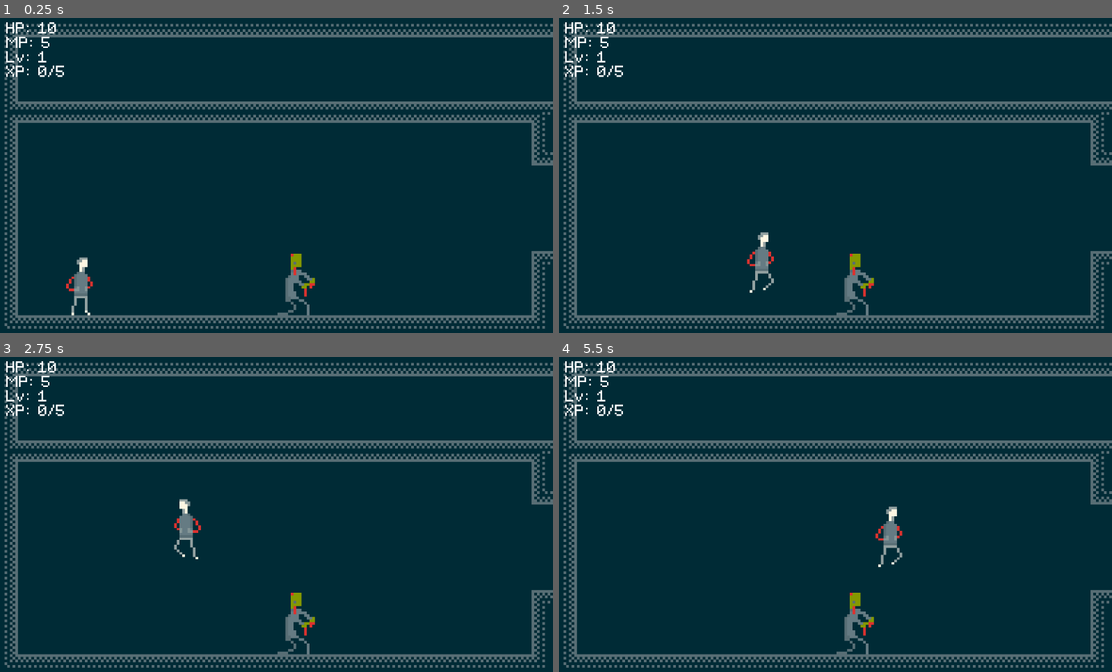
Above: before the commit, frames 1-4 (two rows, left to right).
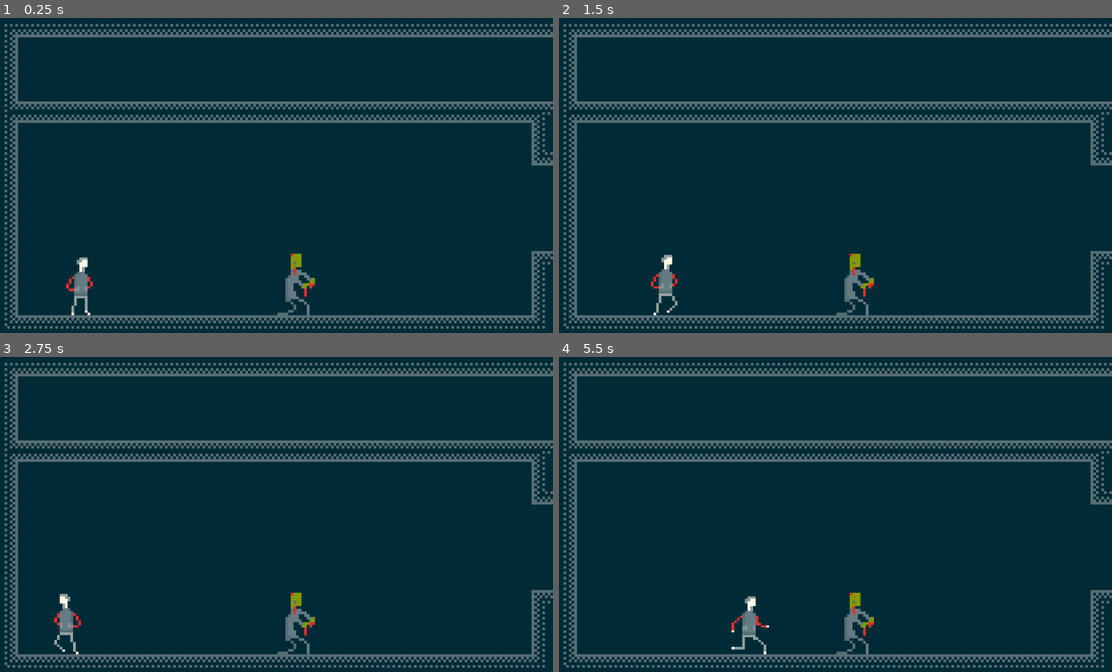
Above: after the commit, the same moments.

Repository: CloneDeath/ZombiesAteMyTeacher
Game: Godot game, scene res://Levels/Levels/Classroom/Classroom.tscn
Two runs of this game, one before a commit and one after it. Both use one fixed random seed, a clock stepped at 60 frames per second and the inputs below.
Inputs:
- Up to frame 1 (0.25 s): no input
- Up to frame 2 (1.5 s): tap Enter at 0.5 s; hold Space (move_jump) 0.53-1.28 s; hold Right (move_right) from 0.53 s (still down); tap F (attack_weapon, bound only after the commit) at 0.6 s; tap Space (move_jump) at 1.35 s
- Up to frame 3 (2.75 s): tap Space (move_jump) at 1.52, 1.82 s; tap F (attack_weapon, bound only after the commit) at 1.55, 2.1 s; release Right (move_right) at 2.03 s; hold Left (move_left) from 2.03 s (still down); hold Space (move_jump) from 2.03 s (still down)
- Up to frame 4 (5.5 s): release Left (move_left) at 2.78 s; release Space (move_jump) at 2.78 s; hold Right (move_right) 2.78-4.28 s; tap F (attack_weapon, bound only after the commit) at 2.85, 4.35, 5.1 s; tap Space (move_jump) at 3.02, 3.32, 4.52, 4.82 s; hold Space (move_jump) 3.53-4.28 s; hold Left (move_left) 4.28-5.03 s; hold Right (move_right) from 5.03 s (still down); hold Space (move_jump) from 5.03 s (still down)

The runs differ from the first frame. In frame 1, 0.4% of the frame differs, in the area x 1-12%, y 1-19%; in frame 2, 1.2%; in frame 3, 1.2%; in frame 4, 1.3%, in the area x 1-63%, y 1-95%.

Commit message:
Working on adding animation for the player jump, to briefly have them crouch

Diff:
--- a/Levels/Levels/Classroom/Classroom.tscn
+++ b/Levels/Levels/Classroom/Classroom.tscn
@@ -8,7 +8,7 @@
 [sub_resource type="DynamicFont" id=1]
 font_data = ExtResource( 4 )
 
-[node name="Classroom" index="0" instance=ExtResource( 1 )]
+[node name="Classroom" instance=ExtResource( 1 )]
 tile_data = PoolIntArray( -1, 0, 6, -65536, 0, 2, -65535, 0, 2, -65534, 0, 2, -65533, 0, 2, -65532, 0, 2, -65531, 0, 2, …(8554 unchanged characters)…
 
 [node name="Cells" type="Node2D" parent="." index="0"]
@@ -39,6 +39,7 @@
 transform = Transform2D( 3, 0, 0, 3, 0, 0 )
 
 [node name="Label" type="Label" parent="CanvasLayer" index="0"]
+visible = false
 margin_left = 6.16013
 margin_top = 0.342229
 margin_right = 46.1601
--- a/Player/Player.gd
+++ b/Player/Player.gd
@@ -8,39 +8,49 @@
 var facing = 1;
 var already_jumped = false;
 
+var input = PlayerInput.new();
+
 func _process(delta):
 	execute_movement(delta);
+	execute_attacks();
 	execute_animation_update();
 	execute_facing_update();
 
 func execute_movement(delta):
-	var LEFT = Input.is_action_pressed("move_left");
-	var RIGHT = Input.is_action_pressed("move_right");
-	var JUMP = Input.is_action_pressed("move_jump");
-	var FALL = !Input.is_action_pressed("move_jump");
-	if (FALL):
+	if (input.Fall):
 		already_jumped = false;
-	if (is_on_floor() && JUMP && !already_jumped):
-		velocity.y = -jump_speed;
+	if (is_on_floor() && input.Jump && !already_jumped && !is_attacking()):
+		$Animation.play("jump");
 		already_jumped = true;
-	if (velocity.y < 0 && FALL):
+	if (velocity.y < 0 && input.Fall):
 		velocity.y = 0;
-	velocity.x = (int(RIGHT)-int(LEFT)) * walk_speed;
+	if (!is_attacking() || !is_on_floor()):
+		velocity.x = (int(input.Right)-int(input.Left)) * walk_speed;
+	else:
+		velocity.x = 0;
 	if (velocity.y < 0):
 		velocity.y += up_gravity * delta;
 	else:
 		velocity.y += down_gravity * delta;
 	velocity = self.move_and_slide(velocity, Vector2(0, -1));
 
+func do_jump():
+	velocity.y = -jump_speed;
+
+func execute_attacks():
+	if (input.Attack && !is_attacking()):
+		set_animation("attack-knife");
+
+func is_attacking():
+	return $Animation.current_animation == "attack-knife";
+
 func is_on_floor():
 	return $Sprite/GroundDetector.get_overlapping_bodies().size() > 0;
 
 func execute_animation_update():
-	var LEFT = Input.is_action_pressed("move_left");
-	var RIGHT = Input.is_action_pressed("move_right");
-
+	if (is_attacking()): return;
 	if (is_on_floor()):
-		if (LEFT == RIGHT):
+		if (input.Left == input.Right):
 			set_animation("idle");
 		else:
 			set_animation("run");
@@ -52,8 +62,7 @@
 	$Animation.play(animation);
 
 func execute_facing_update():
-	var LEFT = Input.is_action_pressed("move_left");
-	var RIGHT = Input.is_action_pressed("move_right");
-	if (LEFT != RIGHT):
-		facing = 1 if RIGHT else -1;
+	if (is_attacking()): return;
+	if (input.Left != input.Right):
+		facing = 1 if input.Right else -1;
 	$Sprite.scale.x = facing;
--- a/Player/Player.tscn
+++ b/Player/Player.tscn
@@ -8,6 +8,23 @@
 
 [sub_resource type="RectangleShape2D" id=2]
 extents = Vector2( 3, 11 )
+
+[sub_resource type="Animation" id=6]
+resource_name = "attack-knife"
+length = 0.75
+step = 0.25
+tracks/0/type = "value"
+tracks/0/path = NodePath("Sprite:frame")
+tracks/0/interp = 1
+tracks/0/loop_wrap = true
+tracks/0/imported = false
+tracks/0/enabled = true
+tracks/0/keys = {
+"times": PoolRealArray( 0, 0.25 ),
+"transitions": PoolRealArray( 1, 1 ),
+"update": 1,
+"values": [ 5, 6 ]
+}
 
 [sub_resource type="Animation" id=3]
 resource_name = "idle"
@@ -33,10 +50,21 @@
 tracks/0/imported = false
 tracks/0/enabled = true
 tracks/0/keys = {
-"times": PoolRealArray( 0 ),
-"transitions": PoolRealArray( 1 ),
+"times": PoolRealArray( 0, 0.1 ),
+"transitions": PoolRealArray( 1, 1 ),
 "update": 1,
-"values": [ 1 ]
+"values": [ 1, 2 ]
+}
+tracks/1/type = "method"
+tracks/1/path = NodePath(".")
+tracks/1/interp = 1
+tracks/1/loop_wrap = true
+tracks/1/imported = false
+tracks/1/enabled = true
+tracks/1/keys = {
+"times": PoolRealArray(  ),
+"transitions": PoolRealArray(  ),
+"values": [  ]
 }
 
 [sub_resource type="Animation" id=5]
@@ -66,7 +94,8 @@
 position = Vector2( 0, -14.4 )
 scale = Vector2( 0.9, 0.9 )
 texture = ExtResource( 2 )
-hframes = 4
+hframes = 7
+frame = 2
 
 [node name="GroundDetector" type="Area2D" parent="Sprite"]
 collision_layer = 0
@@ -81,6 +110,7 @@
 
 [node name="Animation" type="AnimationPlayer" parent="."]
 autoplay = "idle"
+anims/attack-knife = SubResource( 6 )
 anims/idle = SubResource( 3 )
 anims/jump = SubResource( 4 )
 anims/run = SubResource( 5 )
--- /dev/null
+++ b/Player/PlayerInput.gd
@@ -0,0 +1,23 @@
+extends Node
+
+class_name PlayerInput
+
+#warning-ignore:unused_class_variable
+var Left setget ,get_left;
+func get_left(): return Input.is_action_pressed("move_left");
+
+#warning-ignore:unused_class_variable
+var Right setget ,get_right;
+func get_right(): return Input.is_action_pressed("move_right");
+
+#warning-ignore:unused_class_variable
+var Jump setget ,get_jump;
+func get_jump(): return Input.is_action_pressed("move_jump");
+
+#warning-ignore:unused_class_variable
+var Fall setget ,get_fall;
+func get_fall(): return !Input.is_action_pressed("move_jump");
+
+#warning-ignore:unused_class_variable
+var Attack setget ,get_attack;
+func get_attack(): return Input.is_action_just_pressed("attack_weapon");
--- a/project.godot
+++ b/project.godot
@@ -8,9 +8,14 @@
 
 config_version=4
 
-_global_script_classes=[  ]
+_global_script_classes=[ {
+"base": "Node",
+"class": "PlayerInput",
+"language": "GDScript",
+"path": "res://Player/PlayerInput.gd"
+} ]
 _global_script_class_icons={
-
+"PlayerInput": ""
 }
 
 [application]
@@ -23,6 +28,7 @@
 
 window/size/width=1040
 window/size/height=640
+window/size/borderless=true
 
 [importer_defaults]
 
@@ -65,6 +71,13 @@
 "deadzone": 0.5,
 "events": [ Object(InputEventKey,"resource_local_to_scene":false,"resource_name":"","device":0,"alt":false,"shift":false,"control":false,"meta":false,"command":false,"pressed":false,"scancode":32,"unicode":0,"echo":false,"script":null)
 , Object(InputEventJoypadButton,"resource_local_to_scene":false,"resource_name":"","device":-1,"button_index":0,"pressure":0.0,"pressed":false,"script":null)
+, Object(InputEventKey,"resource_local_to_scene":false,"resource_name":"","device":0,"alt":false,"shift":false,"control":false,"meta":false,"command":false,"pressed":false,"scancode":16777232,"unicode":0,"echo":false,"script":null)
+ ]
+}
+attack_weapon={
+"deadzone": 0.5,
+"events": [ Object(InputEventKey,"resource_local_to_scene":false,"resource_name":"","device":0,"alt":false,"shift":false,"control":false,"meta":false,"command":false,"pressed":false,"scancode":70,"unicode":0,"echo":false,"script":null)
+, Object(InputEventJoypadButton,"resource_local_to_scene":false,"resource_name":"","device":-1,"button_index":2,"pressure":0.0,"pressed":false,"script":null)
  ]
 }
 
Binary file changed: Player/Player.aseprite
Binary file changed: Player/Player.png
Not shown: 1 places in Player/Player.tscn that only renumber resources
Not shown, changed: export_presets.cfg
